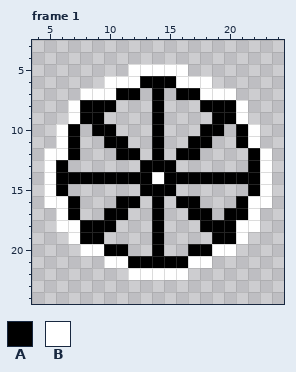
File history of a pixel-art file, image-edits/aseprite/wheel.aseprite. Above is the file before it was changed.
39x26 pixels, 1 frame. Shown: frame 1: x 4..24, y 3..24. The old version is drawn lined up with the new one, on the new canvas. The commit also changed other frames, which this record leaves out.
Palette (. is transparent): A #000000  B #ffffff
Pixels before, frame 1, first column x 5:
 5 .......BBBBB.......
 6 .....BBBAAABBB.....
 7 ...BBBAA.A.AABBB...
 8 ..BAAA...A...AAAB..
 9 ..BAA....A....AAB..
10 .BA.AA...A...AA.AB.
11 .BA..AA..A..AA..AB.
12 BBA...AA.A.AA....AB
13 BA......AAA......AB
14 BAAAAAAAABAAAAAAAAB
15 BA......AAA......AB
16 BBA...AA.A.AA...ABB
17 .BA..AA..A..AA.AAB.
18 .BBAAA...A...AAABB.
19 ..BAA....A....AAB..
20 ...BBAA..A..AABB...
21 .....BBAAAAABB.....
22 .......BBBBB.......
And afterwards:
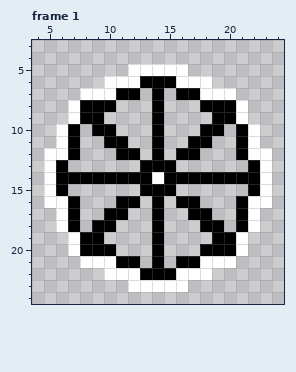
The commit says: made wheel spin
Edits made:
canvas 39x26 -> 30x30, the old top-left corner now at -5,1 (the part of the old canvas that was cut away was empty and is not shown)
Changed rows in their new state; - is an unchanged pixel.
Frame 1:
first column x 21:
12 AB
first column x 7:
17 -------------.-
18 A.-----------.A
20 BAA-.-----.-AAB
21 -BB-A-.-.-A-BB-
22 ---BB-AAA-BB---
23 -----BBBBB-----
Boxes around the changes in both pictures, in picture pixels (x1, y1, x2, y2):
changed: (68, 148, 260, 292)
